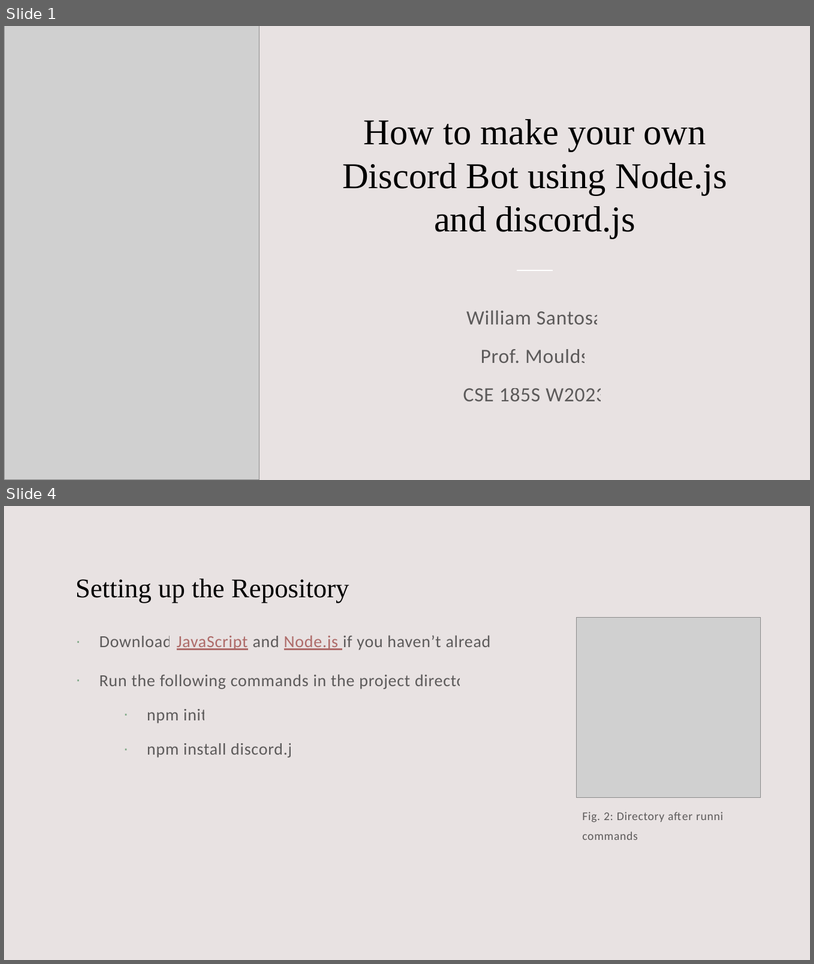
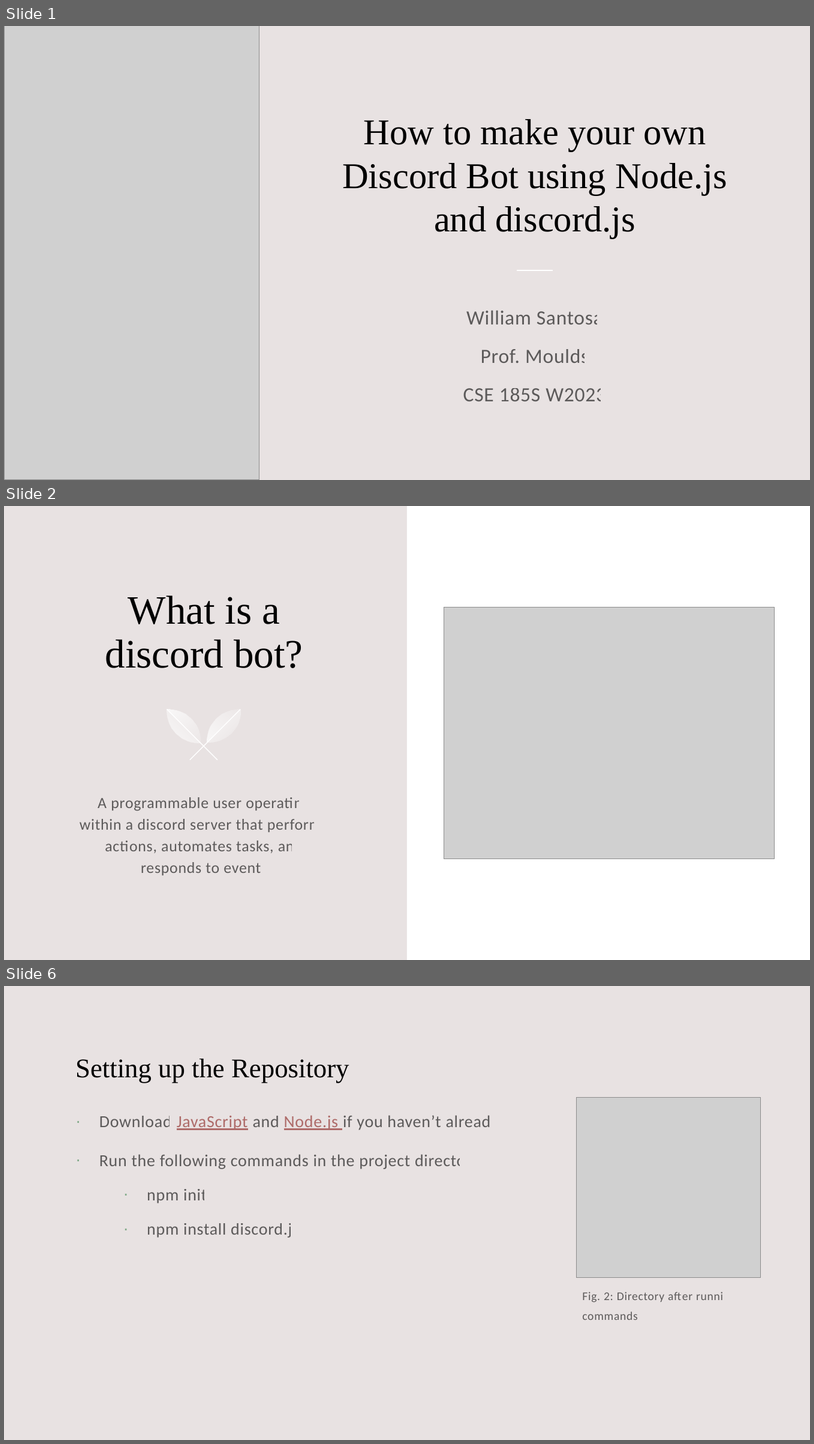
Before and after one commit to williamsantosa/cse185s-presentation, a slide deck: presentation.pptx. Shown one above the other, each under a label of ours: slides 1 and 4 before the commit, slides 1, 2 and 6 after it; the slides between them are not shown. The pictures are 814x964 and 814x1444 pixels, drawn with LibreOffice and Linux fonts; fonts in the diff are those of the drawing; grey boxes stand for pictures. Boxes give left, top, right and bottom in pixels: in the first picture for what was removed or moved away, otherwise in the second. Text is boxed around its words. In the diff, an @@ line names an element or a change of style, - is before the commit and + after.

```diff
--- a/presentation.pptx
+++ b/presentation.pptx
@@ slide 2 added at (x1=4, y1=506, x2=810, y2=960), background #E8E2E2 @@
@@ rectangle added at (x1=4, y1=506, x2=810, y2=960), fill #E8E2E2 @@
@@ rectangle added at (x1=408, y1=506, x2=810, y2=960), fill #FFFFFF @@
@@ title added at (x1=105, y1=595, x2=303, y2=668), 48 pt, text #000000 @@
+What is a discord bot?
@@ picture added at (x1=444, y1=607, x2=775, y2=858) @@
@@ group added at (x1=159, y1=702, x2=248, y2=759): 4 freeform shapes, 2 lines @@
@@ text added at (x1=80, y1=797, x2=328, y2=875), 18.5 pt, text #000000 at 60% opacity @@
+A programmable user operating within a discord server that performs actions, automates tasks, and responds to events
@@ what was slide 4 is now slide 6 @@
```
Also in this commit, not shown: 2 slides changed, 1 other slide added.
